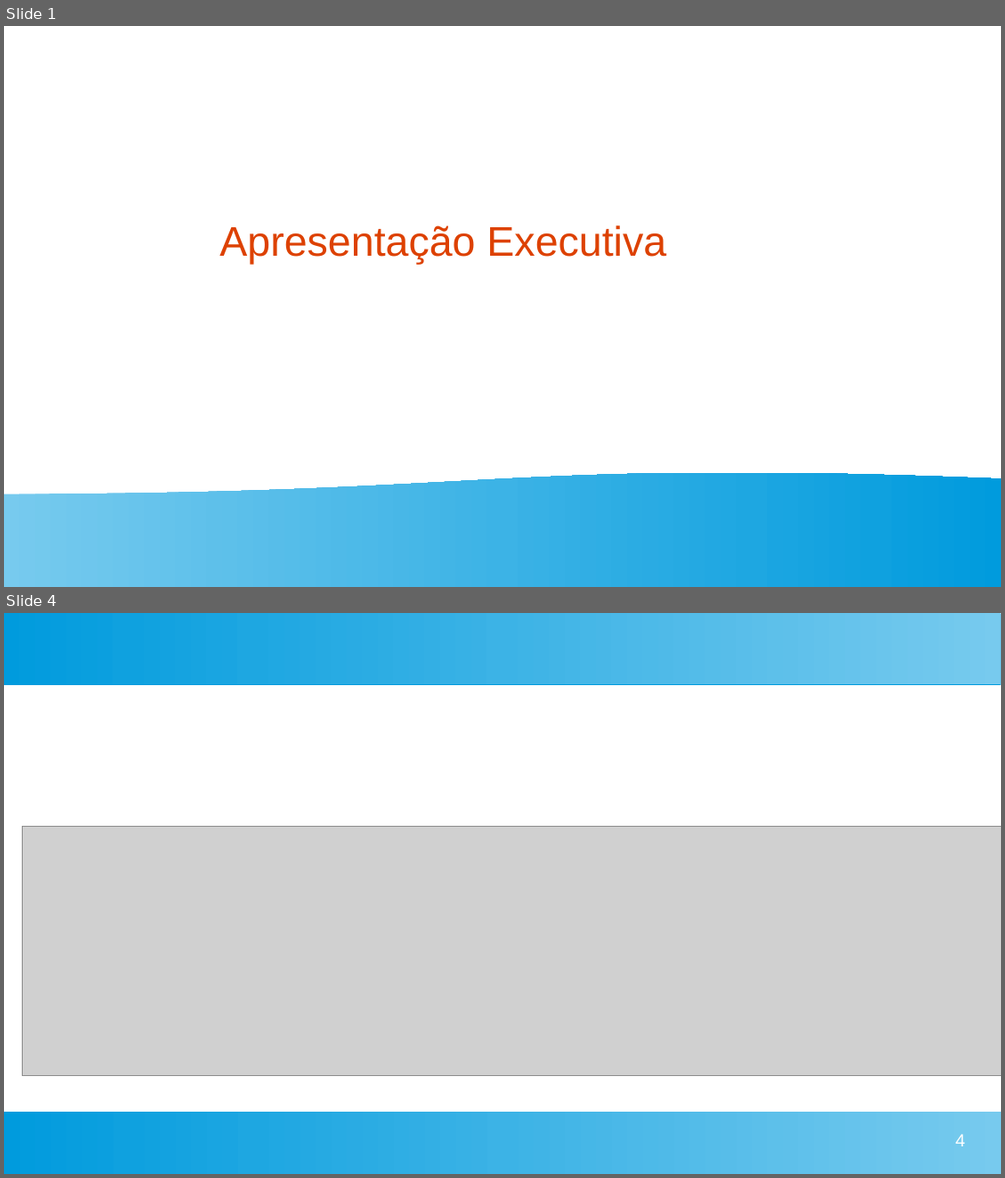
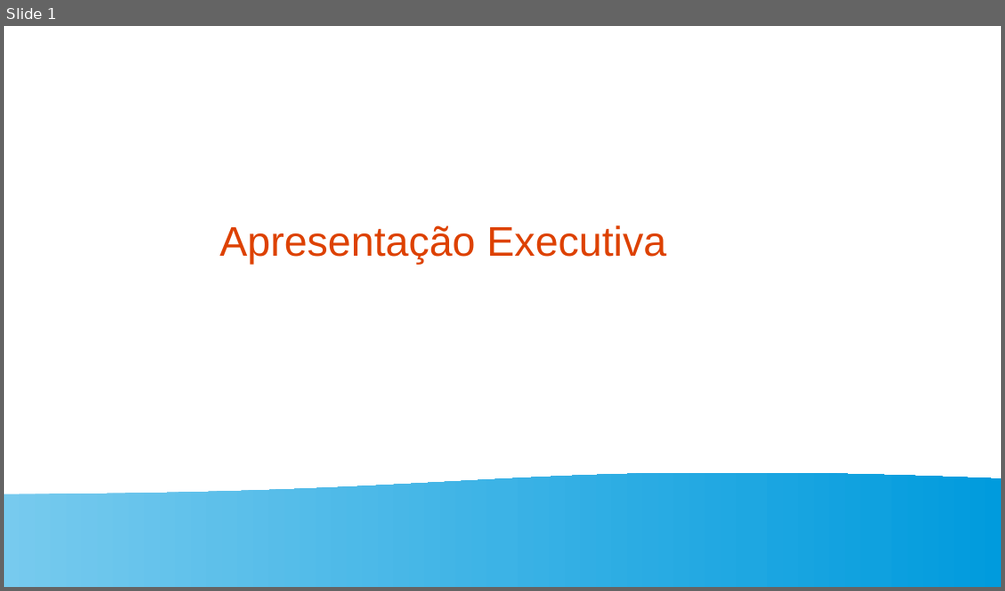
Before and after one commit to kiraDarthur/pandas-numpy, a slide deck: APRESENTAÇAO DO eXECULTIVO.odp. Shown one above the other, each under a label of ours: slides 1 and 4 before the commit, slide 1 after it; the slides between them are not shown. The pictures are 1005x1178 and 1005x591 pixels, drawn with LibreOffice and Linux fonts; fonts in the diff are those of the drawing; grey boxes stand for pictures. Boxes give left, top, right and bottom in pixels: in the first picture for what was removed or moved away, otherwise in the second. Text is boxed around its words. In the diff, an @@ line names an element or a change of style, - is before the commit and + after.

```diff
--- a/APRESENTAÇAO DO eXECULTIVO.odp
+++ b/APRESENTAÇAO DO eXECULTIVO.odp
@@ slide 4 removed at bbox=[4, 613, 1001, 1174], background #FFFFFF @@
@@ rectangle removed at bbox=[4, 613, 1001, 684] @@
@@ picture removed at bbox=[22, 827, 1001, 1076] @@
@@ rectangle removed at bbox=[4, 1111, 1001, 1174] @@
@@ page number removed at bbox=[955, 1134, 965, 1146] @@
-4
```
Also in this commit, not shown: 5 slides added, 3 other slides removed, 2 other files.
